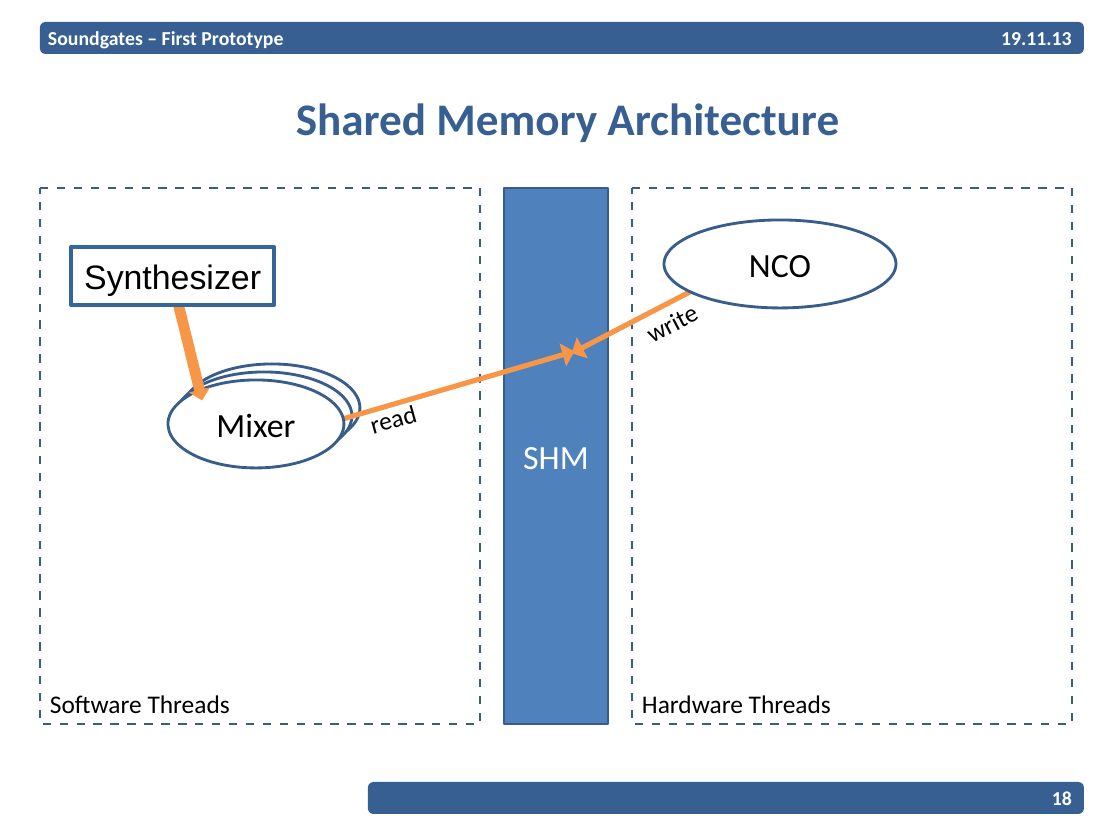
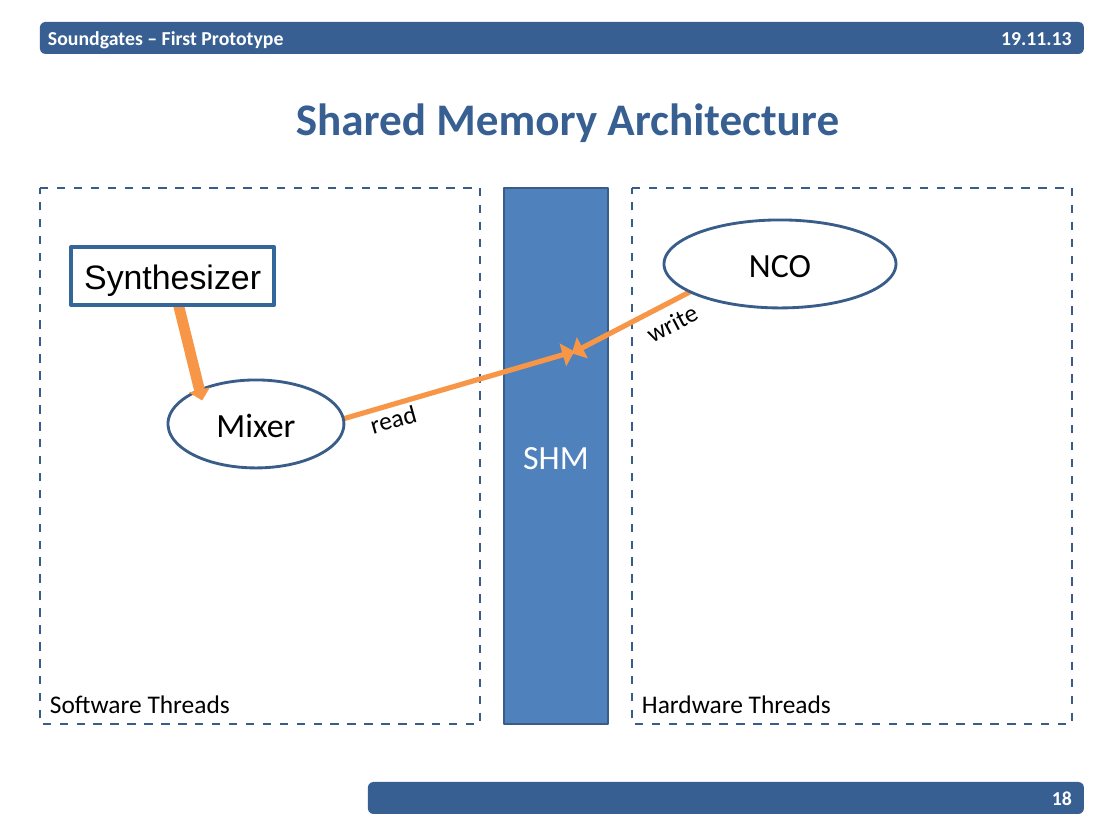
Before and after one commit to EPiCS/soundgates, a slide deck: slide 18 of documents/milestone1-2-presentation/Presentation.odp. Drawn at 1120x840 pixels with LibreOffice and Linux fonts; fonts in the diff are those of the drawing; background and template pictures are left out. Boxes give left, top, right and bottom in pixels: in the first picture for what was removed or moved away, otherwise in the second. Text is boxed around its words. In the diff, an @@ line names an element or a change of style, - is before the commit and + after.

```diff
--- a/documents/milestone1-2-presentation/Presentation.odp
+++ b/documents/milestone1-2-presentation/Presentation.odp
@@ freeform shape removed at bbox=[176, 372, 352, 460] @@
-Mixer
@@ freeform shape removed at bbox=[184, 364, 360, 452] @@
-Mixer
```
Also in this commit, not shown: 4 other slides changed.
